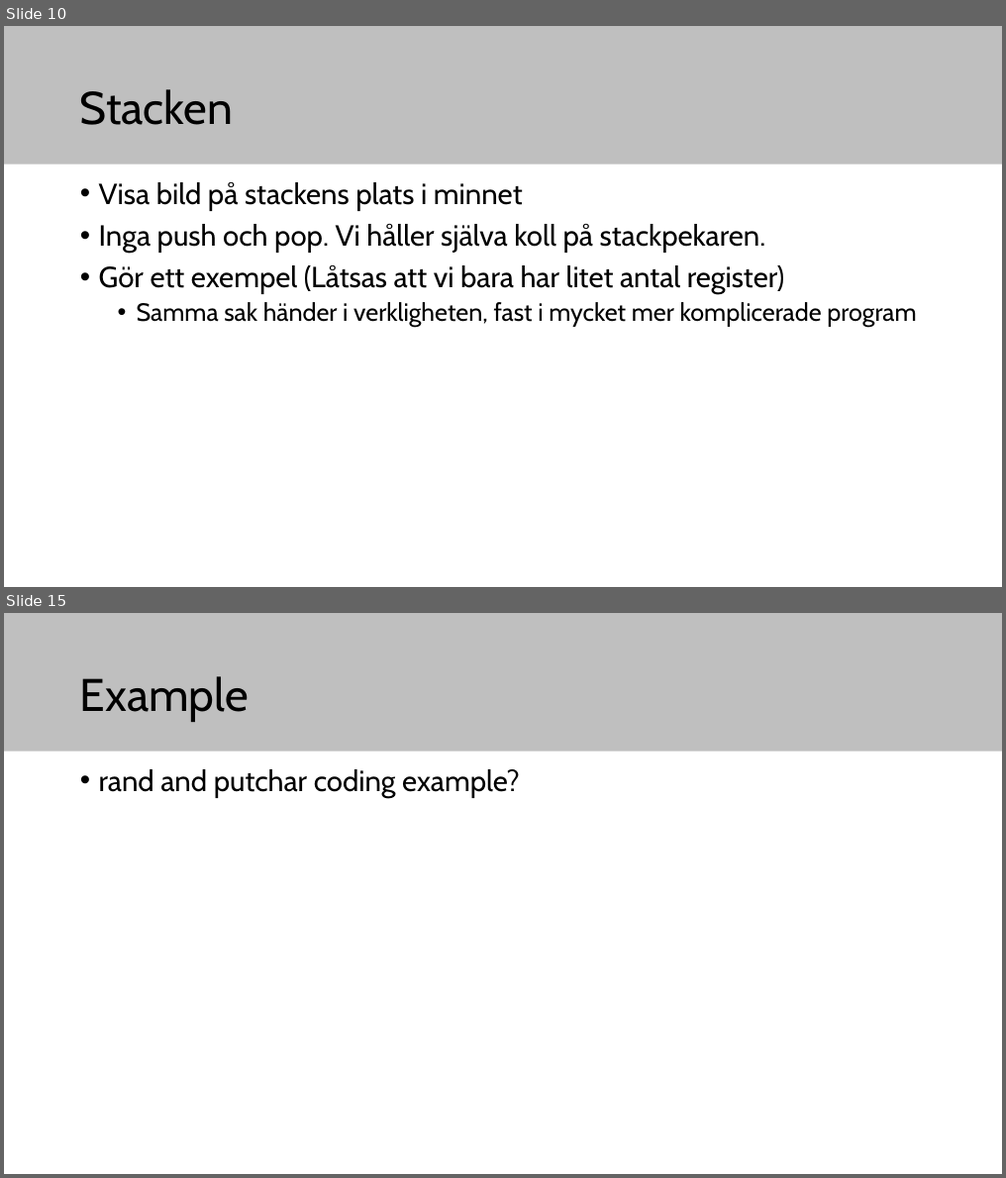
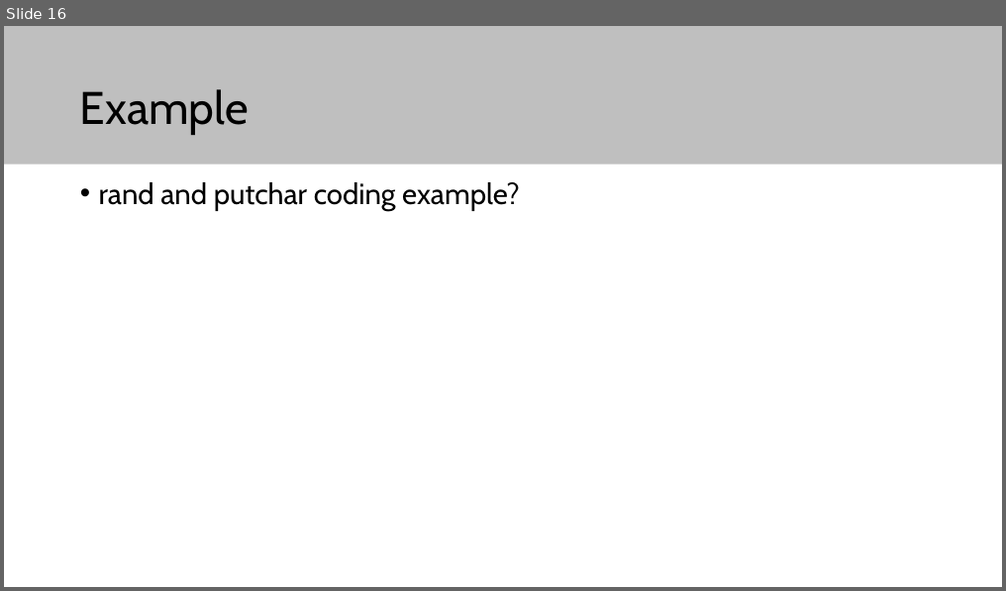
Before and after one commit to elias-at-chalmers/mop-lecture_notes-mirror, a slide deck: slides/lecture03-assembly2.pptx. Shown one above the other, each under a label of ours: slides 10 and 15 before the commit, slide 16 after it; the slides between them are not shown. The pictures are 1006x1178 and 1006x591 pixels, drawn with LibreOffice and Linux fonts; fonts in the diff are those of the drawing. Boxes give left, top, right and bottom in pixels: in the first picture for what was removed or moved away, otherwise in the second. Text is boxed around its words. In the diff, an @@ line names an element or a change of style, - is before the commit and + after.

```diff
--- a/slides/lecture03-assembly2.pptx
+++ b/slides/lecture03-assembly2.pptx
@@ slide 10 removed at (4,26,1002,587), background #FFFFFF; not listed: 1 template element that a slide beside it also shows @@
@@ title removed at (80,89,233,125) @@
-Stacken
@@ text removed at (99,182,916,327) @@
-• Visa bild på stackens plats i minnet
-• Inga push och pop. Vi håller själva koll på stackpekaren.
-• Gör ett exempel (Låtsas att vi bara har litet antal register)
-  • Samma sak händer i verkligheten, fast i mycket mer komplicerade program
@@ what was slide 15 is now slide 16 @@
```
Also in this commit, not shown: 4 slides changed, 7 slides added, 3 other slides removed.
